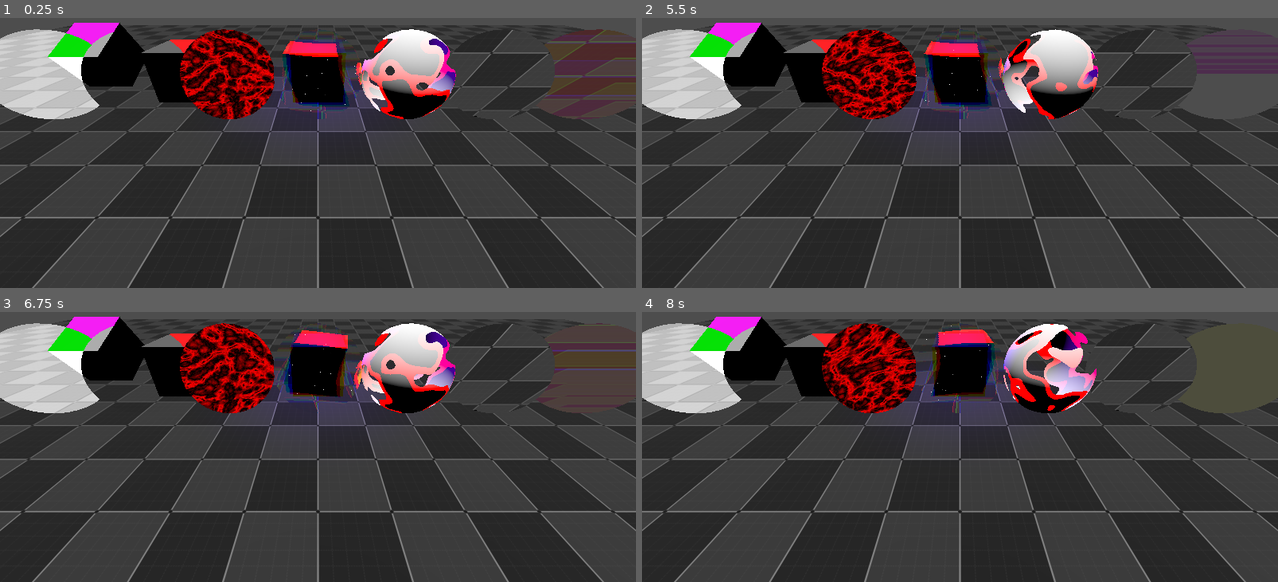
Above: before the commit, frames 1-4 (two rows, left to right).
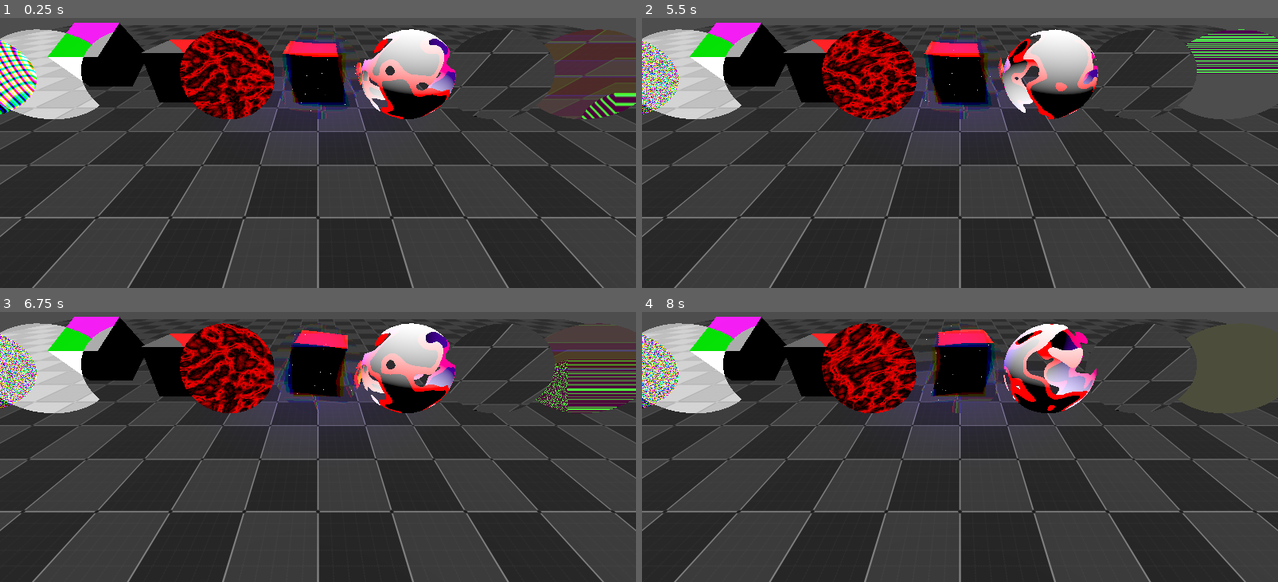
Above: after the commit, the same moments.

Repository: 2004HondaCivic2004/shaders
Game: Godot game, scene res://master.tscn
Two runs of this game, one before a commit and one after it. Both use one fixed random seed, a clock stepped at 60 frames per second and the inputs below.
Inputs:
- Up to frame 1 (0.25 s): no input
- Up to frame 2 (5.5 s): no input
- Up to frame 3 (6.75 s): no input
- Up to frame 4 (8 s): no input

The runs differ from the first frame. In frame 1, 1.6% of the frame differs, in the area x 0-100%, y 8-38%; in frame 2, 3.1%; in frame 3, 3.5%; in frame 4, 1.1%.

Commit message:
added painshader

Diff:
--- a/master.tscn
+++ b/master.tscn
@@ -8,6 +8,7 @@
 [ext_resource type="PackedScene" uid="uid://bxx84jp1w88sg" path="res://scenes/upsidedown.tscn" id="6_8usfs"]
 [ext_resource type="Shader" uid="uid://bswo0h21foy0j" path="res://shaders (not original)/dashed-grid.gdshader" id="6_ofr4s"]
 [ext_resource type="PackedScene" uid="uid://cycmegv2htsot" path="res://scenes/vomit.tscn" id="7_7quwi"]
+[ext_resource type="PackedScene" uid="uid://bfsvw01a7mjqq" path="res://scenes/pain-shader.tscn" id="8_dqkfo"]
 
 [sub_resource type="ShaderMaterial" id="ShaderMaterial_8usfs"]
 render_priority = 0
@@ -67,6 +68,9 @@
 [node name="Portal5" parent="Node3D2" instance=ExtResource("7_7quwi")]
 transform = Transform3D(1, 0, 0, 0, 1, 0, 0, 0, 1, 6, 0, 0)
 
+[node name="Portal6" parent="Node3D2" instance=ExtResource("8_dqkfo")]
+transform = Transform3D(1, 0, 0, 0, 1, 0, 0, 0, 1, -8, 0, 0)
+
 [node name="CSGBox3D" type="CSGBox3D" parent="."]
 transform = Transform3D(1, 0, 0, 0, 1, 0, 0, 0, 1, 0, -2.06461, 0)
 size = Vector3(40, 1, 40)
--- /dev/null
+++ b/scenes/pain-shader.tscn
@@ -0,0 +1,31 @@
+[gd_scene load_steps=3 format=3 uid="uid://bfsvw01a7mjqq"]
+
+[ext_resource type="Shader" uid="uid://datox88yi0ywx" path="res://shaders (not original)/pain-shader.gdshader" id="1_6f2ti"]
+
+[sub_resource type="ShaderMaterial" id="ShaderMaterial_u8sc8"]
+render_priority = 0
+shader = ExtResource("1_6f2ti")
+shader_parameter/albedo = Color(0, 0, 0, 1)
+shader_parameter/specular = 0.0
+shader_parameter/metallic = 0.0
+shader_parameter/alpha_scissor_threshold = 0.0
+shader_parameter/roughness = 0.0
+shader_parameter/point_size = 0.0
+shader_parameter/uv1_scale = Vector3(0, 0, 0)
+shader_parameter/uv1_offset = Vector3(0, 0, 0)
+shader_parameter/uv2_scale = Vector3(0, 0, 0)
+shader_parameter/uv2_offset = Vector3(0, 0, 0)
+shader_parameter/speed = 5.0
+shader_parameter/frequency_uniform = 30.0
+shader_parameter/is_breath = false
+shader_parameter/breath_speed = 0.368
+shader_parameter/breath_freq = 0.021
+
+[node name="Portal" type="Node3D"]
+
+[node name="Cube" type="CSGSphere3D" parent="."]
+transform = Transform3D(0.999815, -0.0162851, 0.0102387, 0.0163758, 0.999827, -0.00883833, -0.010093, 0.00900436, 0.999909, 0, 0, 0)
+material_override = SubResource("ShaderMaterial_u8sc8")
+radius = 1.0
+radial_segments = 40
+rings = 20
--- /dev/null
+++ b/shaders (not original)/pain-shader.gdshader
@@ -0,0 +1,64 @@
+//this is from https://godotshaders.com/shader/the-pain-shader/
+
+shader_type spatial;
+render_mode blend_mix,depth_draw_opaque,cull_back,diffuse_burley,specular_schlick_ggx,unshaded,shadows_disabled,ambient_light_disabled;
+uniform vec4 albedo : source_color;
+uniform sampler2D texture_albedo : source_color;
+uniform float specular;
+uniform float metallic;
+uniform float alpha_scissor_threshold;
+uniform float roughness : hint_range(0,1);
+uniform float point_size : hint_range(0,128);
+uniform vec3 uv1_scale;
+uniform vec3 uv1_offset;
+uniform vec3 uv2_scale;
+uniform vec3 uv2_offset;
+uniform float speed = 5.0;
+uniform float frequency_uniform = 30.0;
+
+uniform bool is_breath = false;
+uniform float breath_speed = 0.368;
+uniform float breath_freq = 0.021;
+
+
+varying float world_vertex_y;
+varying float world_vertex_x;
+varying float world_vertex_z;
+
+void vertex() {
+    UV=UV*uv1_scale.xy+uv1_offset.xy;
+    world_vertex_y = VERTEX.y;
+    world_vertex_x = VERTEX.x;
+    world_vertex_z = VERTEX.z;
+}
+
+
+
+
+
+void fragment() {
+	float frequency = frequency_uniform;
+	if (is_breath){
+		frequency = breath_freq * sin(TIME*breath_speed);
+	}
+
+
+    vec2 base_uv = UV;
+    vec4 albedo_tex = texture(texture_albedo,base_uv);
+    albedo_tex *= COLOR;
+    //ALBEDO = albedo.rgb * albedo_tex.rgb;
+    float oh_no = cos(world_vertex_x* TIME*speed)+ sin(world_vertex_y* TIME*speed);
+    float oh_god = sin(world_vertex_z* TIME*speed)+ cos(world_vertex_x* TIME*speed);
+    float oh_feck = sin(world_vertex_z* TIME*speed)+ cos(world_vertex_x* TIME*speed);
+
+    ALBEDO = vec3(sin(oh_no*frequency * TIME*speed),cos(oh_god*frequency * TIME*speed),tan(oh_feck*frequency * TIME*speed) );
+
+    METALLIC = metallic;
+    ROUGHNESS = roughness;
+    SPECULAR = specular;
+    //ALPHA = round(sin(albedo.a + world_vertex_y*frequency + TIME*speed) );
+
+
+
+    ALPHA_SCISSOR_THRESHOLD=alpha_scissor_threshold;
+}
Not shown: 1 places in master.tscn that only renumber resources
Not shown, added: shaders (not original)/pain-shader.gdshader.uid
